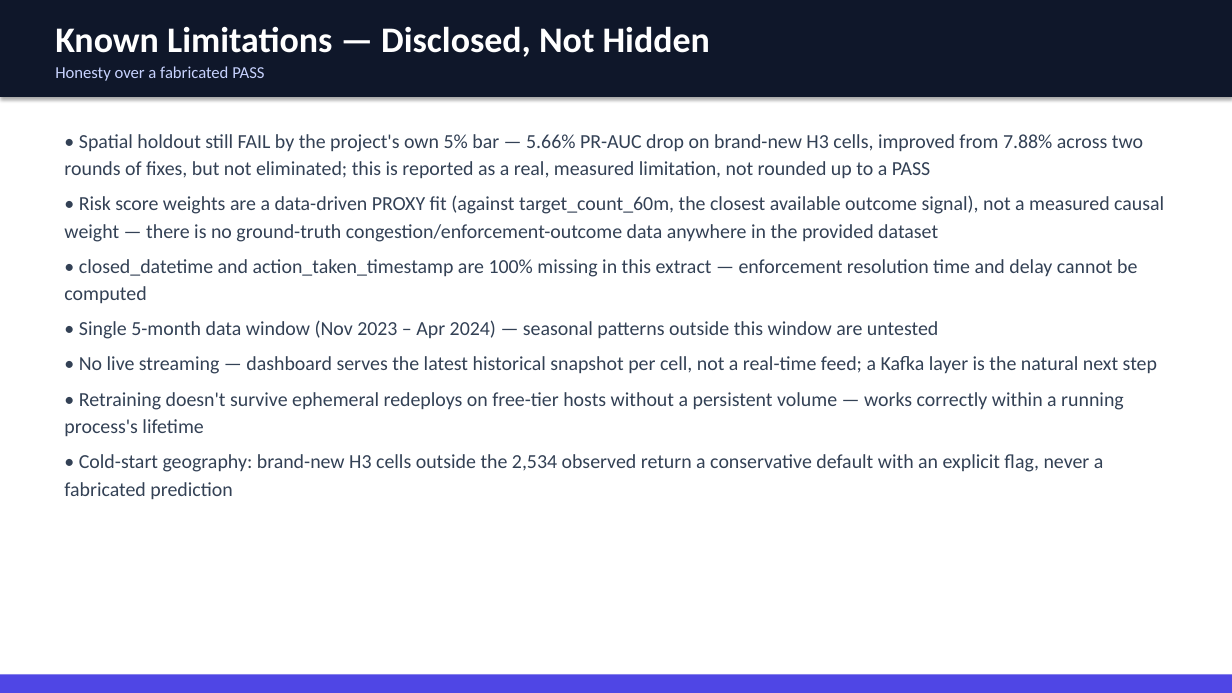
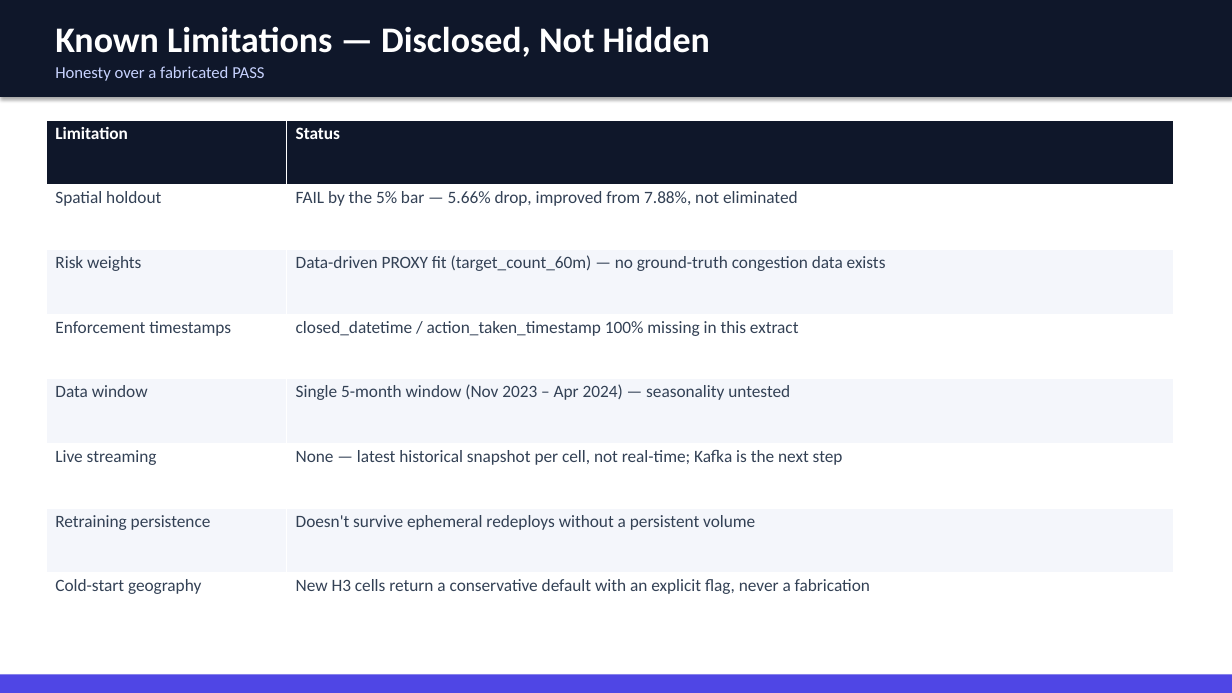
Before and after one commit to Kshitiz0809/Namma_Traffic, a slide deck: slide 11 of slides/Parking_Intelligence_Deck.pptx. Drawn at 1232x693 pixels with LibreOffice and Linux fonts; fonts in the diff are those of the drawing. Boxes give left, top, right and bottom in pixels: in the first picture for what was removed or moved away, otherwise in the second. Text is boxed around its words. In the diff, an @@ line names an element or a change of style, - is before the commit and + after.

Commit message:
Replace dense bullet paragraphs in slide deck with tables and charts
Every slide that was describing numbers in prose now uses a table or a
native PPTX bar/pie chart instead: model comparison table, multi-horizon
bar chart, risk-weight pie chart, spatial holdout drop bar chart,
regularization sweep bar chart, risk-distribution pie chart, schema/
feature/API/limitations tables. Bullet text kept to short one-liners.

```diff
--- a/slides/Parking_Intelligence_Deck.pptx
+++ b/slides/Parking_Intelligence_Deck.pptx
@@ table added at <box>46,120,1174,638</box>, 8 rows, 2 columns @@
+Limitation | Status
+Spatial holdout | FAIL by the 5% bar — 5.66% drop, improved from 7.88%, not eliminated
+Risk weights | Data-driven PROXY fit (target_count_60m) — no ground-truth congestion data exists
+Enforcement timestamps | closed_datetime / action_taken_timestamp 100% missing in this extract
+Data window | Single 5-month window (Nov 2023 – Apr 2024) — seasonality untested
+Live streaming | None — latest historical snapshot per cell, not real-time; Kafka is the next step
+Retraining persistence | Doesn't survive ephemeral redeploys without a persistent volume
+Cold-start geography | New H3 cells return a conservative default with an explicit flag, never a fabrication
@@ text removed at <box>64,134,1164,500</box> @@
-• Spatial holdout still FAIL by the project's own 5% bar — 5.66% PR-AUC drop on brand-new H3 cells, improved from 7.88% across two rounds of fixes, but not eliminated; this is reported as a real, measured limitation, not rounded up to a PASS
-• Risk score weights are a data-driven PROXY fit (against target_count_60m, the closest available outcome signal), not a measured causal weight — there is no ground-truth congestion/enforcement-outcome data anywhere in the provided dataset
-• closed_datetime and action_taken_timestamp are 100% missing in this extract — enforcement resolution time and delay cannot be computed
-• Single 5-month data window (Nov 2023 – Apr 2024) — seasonal patterns outside this window are untested
-• No live streaming — dashboard serves the latest historical snapshot per cell, not a real-time feed; a Kafka layer is the natural next step
-• Retraining doesn't survive ephemeral redeploys on free-tier hosts without a persistent volume — works correctly within a running process's lifetime
-• Cold-start geography: brand-new H3 cells outside the 2,534 observed return a conservative default with an explicit flag, never a fabricated prediction
```
Also in this commit, not shown: 10 other slides changed, 1 other file.
